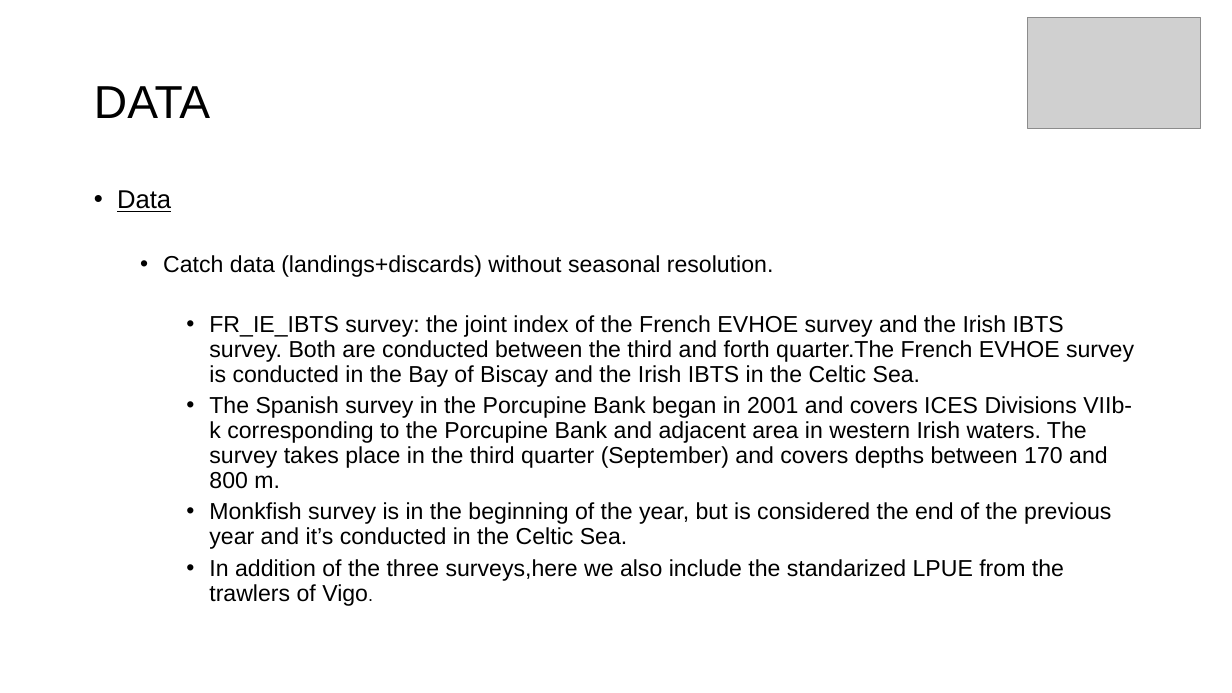
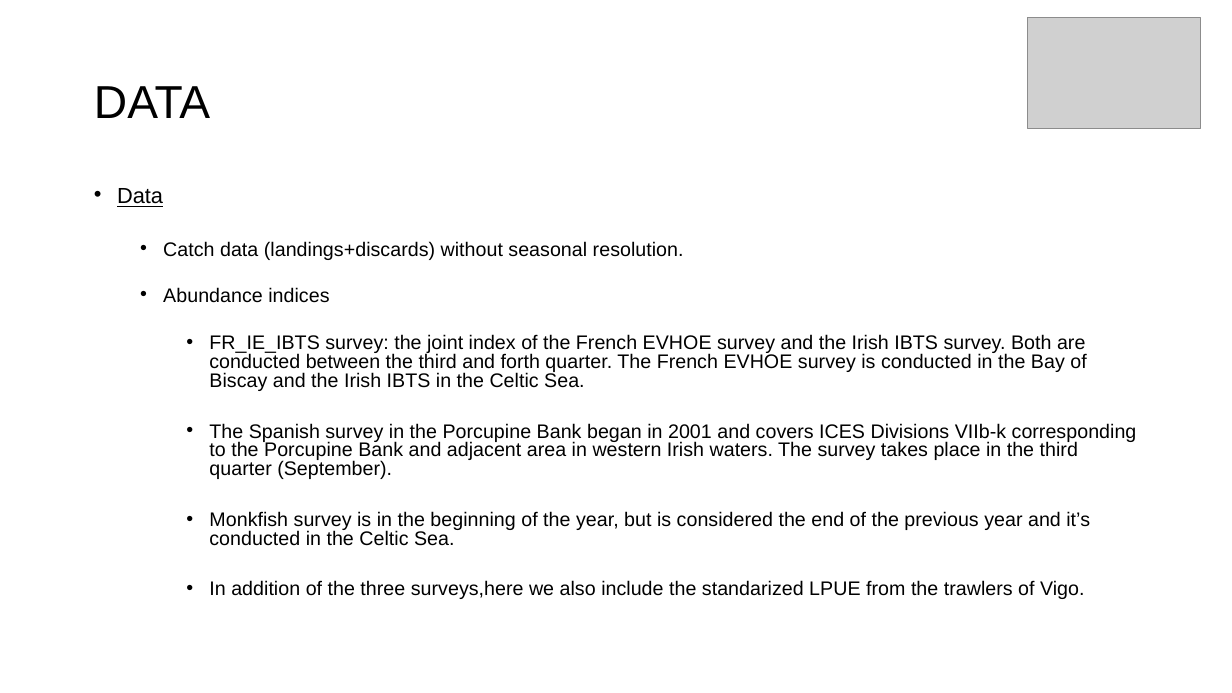
Before and after one commit to MartaCousido/Spict-IMPRESS, a slide deck: slide 4 of mon78abd_spict/Presentation/Mon78abd_spict.pptx (slide 2 before the commit). Drawn at 1232x693 pixels with LibreOffice and Linux fonts; fonts in the diff are those of the drawing; grey boxes stand for pictures. Boxes give left, top, right and bottom in pixels: in the first picture for what was removed or moved away, otherwise in the second. Text is boxed around its words. In the diff, an @@ line names an element or a change of style, - is before the commit and + after.

Commit message:
update pptx

```diff
--- a/mon78abd_spict/Presentation/Mon78abd_spict.pptx
+++ b/mon78abd_spict/Presentation/Mon78abd_spict.pptx
@@ text at (x1=117, y1=188, x2=1090, y2=599): size 20 to 17 pt in "Data"; size 18 to 15.3 pt in "Catch data (landings+discards) without seasonal resolution.", "Monkfish survey is in the beginning of ...", "In addition of the three surveys,here we ..."; size 14 to 15.3 pt in "Vigo."; line spacing 0.8 to 0.7; line spacing 0.9 to 0.8 @@
@@ text at (x1=163, y1=287, x2=1137, y2=479): text changed; size 18 to 15.3 pt @@
-    • FR_IE_IBTS survey: the joint index of the French EVHOE survey and the Irish IBTS survey. Both are conducted between the third and forth quarter.The French EVHOE survey is conducted in the Bay of Biscay and the Irish IBTS in the Celtic Sea.
-    • The Spanish survey in the Porcupine Bank began in 2001 and covers ICES Divisions VIIb-k corresponding to the Porcupine Bank and adjacent area in western Irish waters. The survey takes place in the third quarter (September) and covers depths between 170 and 800 m.
+  • Abundance indices
+    • FR_IE_IBTS survey: the joint index of the French EVHOE survey and the Irish IBTS survey. Both are conducted between the third and forth quarter. The French EVHOE survey is conducted in the Bay of Biscay and the Irish IBTS in the Celtic Sea.
+    • The Spanish survey in the Porcupine Bank began in 2001 and covers ICES Divisions VIIb-k corresponding to the Porcupine Bank and adjacent area in western Irish waters. The survey takes place in the third quarter (September).
```
Also in this commit, not shown: 4 other slides changed, 3 slides added, 1 slide removed.
